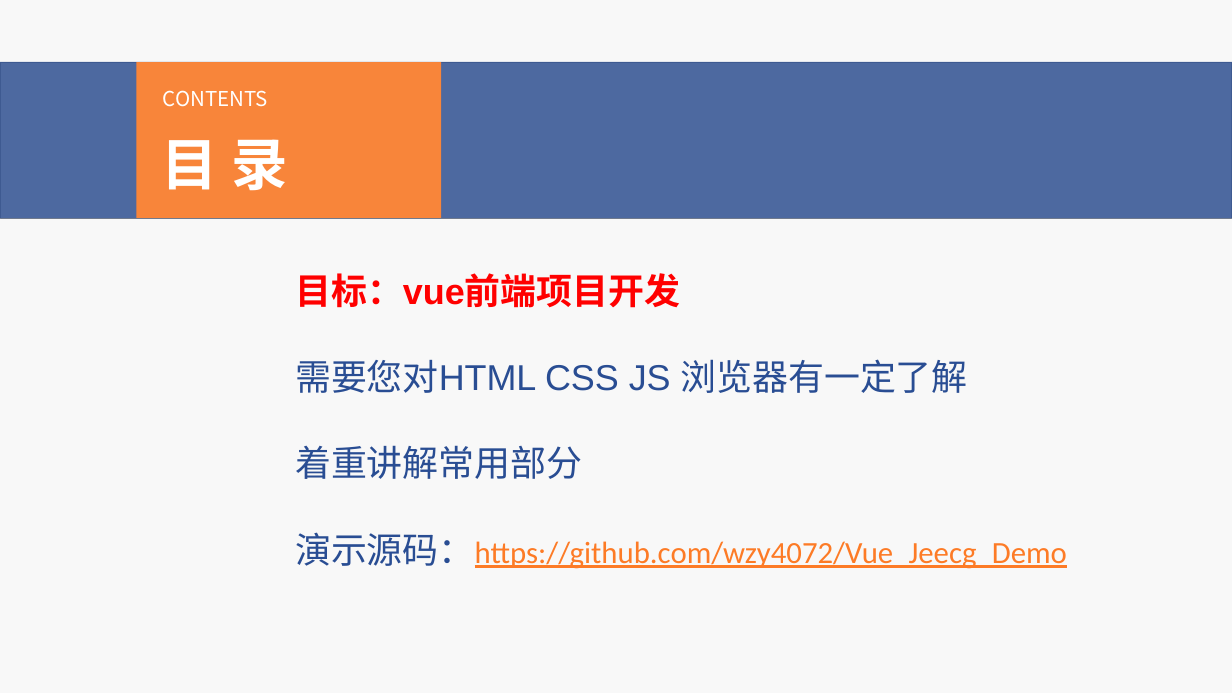
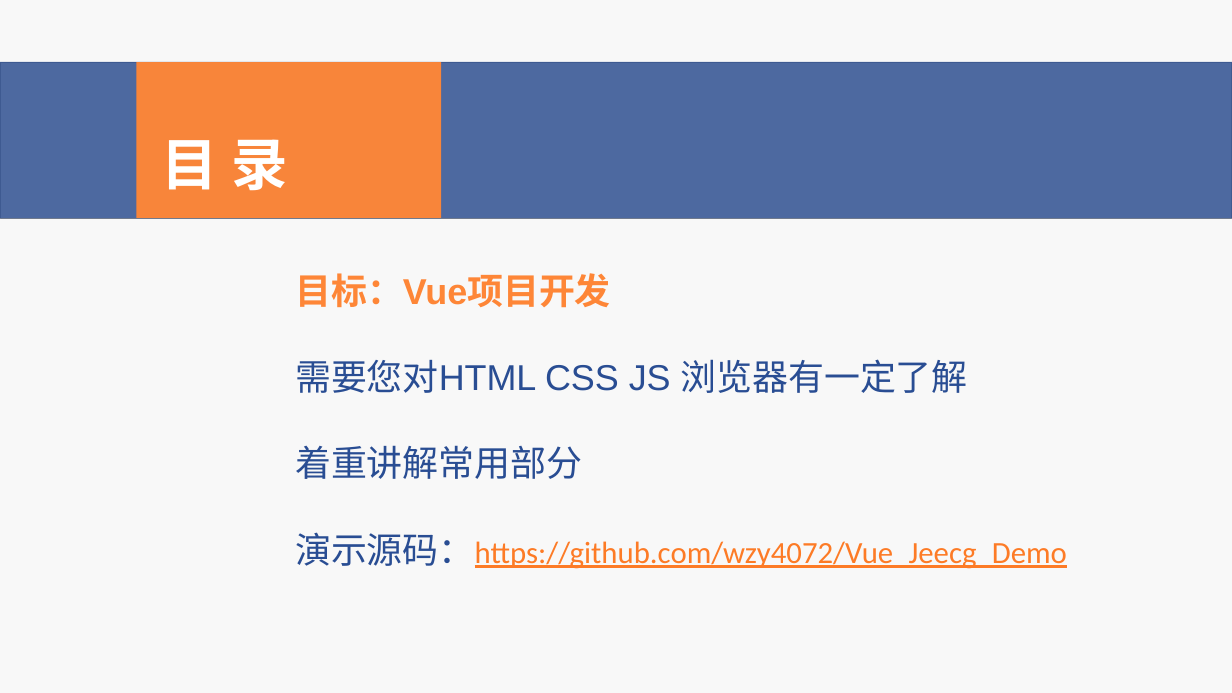
Before and after one commit to wzy4072/Vue_Jeecg_Demo, a slide deck: slide 2 of Vue基础.pptx. Drawn at 1232x693 pixels with LibreOffice and Linux fonts; fonts in the diff are those of the drawing; grey boxes stand for pictures. Boxes give left, top, right and bottom in pixels: in the first picture for what was removed or moved away, otherwise in the second. Text is boxed around its words. In the diff, an @@ line names an element or a change of style, - is before the commit and + after.

```diff
--- a/Vue基础.pptx
+++ b/Vue基础.pptx
@@ text removed at <box>163,90,268,107</box> @@
-CONTENTS
@@ text at <box>295,273,611,308</box>: text changed; text colour #FF0000 to #FE8637 @@
-目标：vue前端项目开发
+目标：Vue项目开发
```
Also in this commit, not shown: 13 other slides changed, 1 slide added, 2 slides removed, 15 other files.
